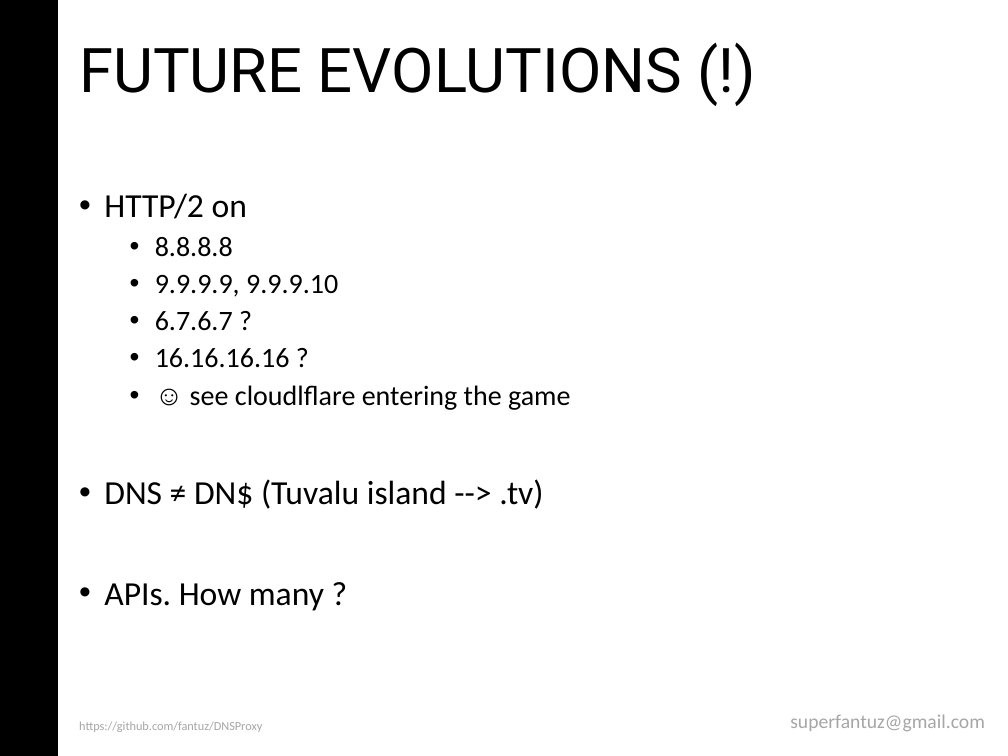
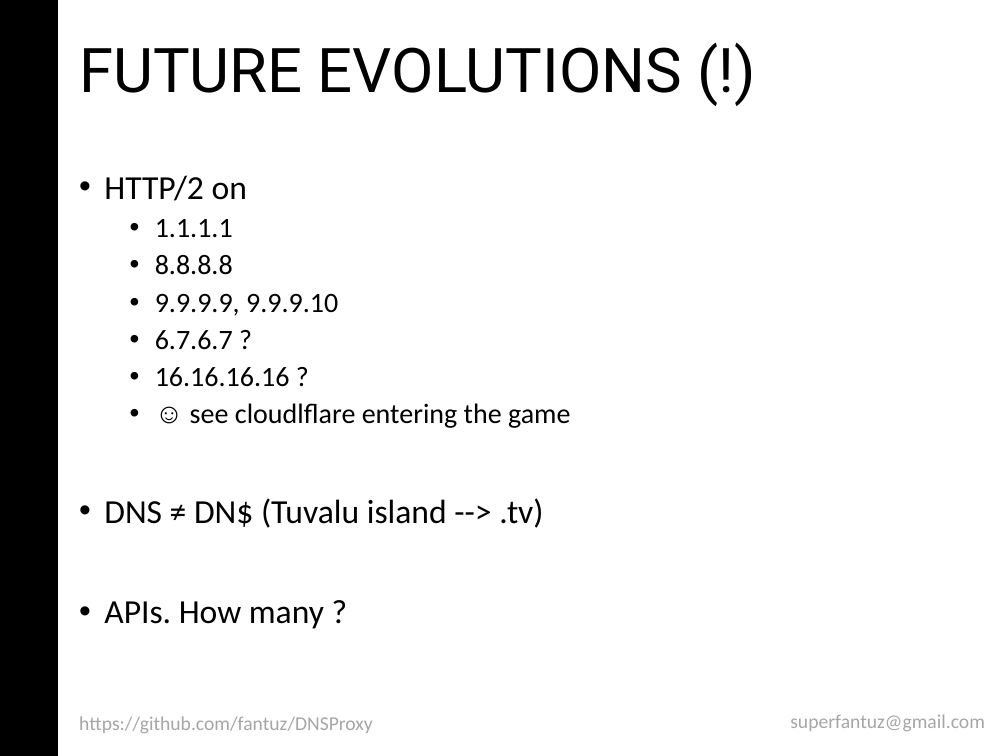
Before and after one commit to andreafabrizi/DNSProxy, a slide deck: slide 9 of DNSProxy_MFantuzzi.ppt. Drawn at 1008x756 pixels with LibreOffice and Linux fonts; fonts in the diff are those of the drawing. Boxes give left, top, right and bottom in pixels: in the first picture for what was removed or moved away, otherwise in the second. Text is boxed around its words. In the diff, an @@ line names an element or a change of style, - is before the commit and + after.

```diff
--- a/DNSProxy_MFantuzzi.ppt
+++ b/DNSProxy_MFantuzzi.ppt
@@ text at (x1=155, y1=219, x2=233, y2=238): paragraph added @@
+  • 1.1.1.1
@@ text "https://github.com/fantuz/DNSProxy" at (x1=79, y1=716, x2=373, y2=733): size 8.8 to 14 pt; line spacing 0.7 to 0.9 @@
```
Also in this commit, not shown: 8 other slides changed.
